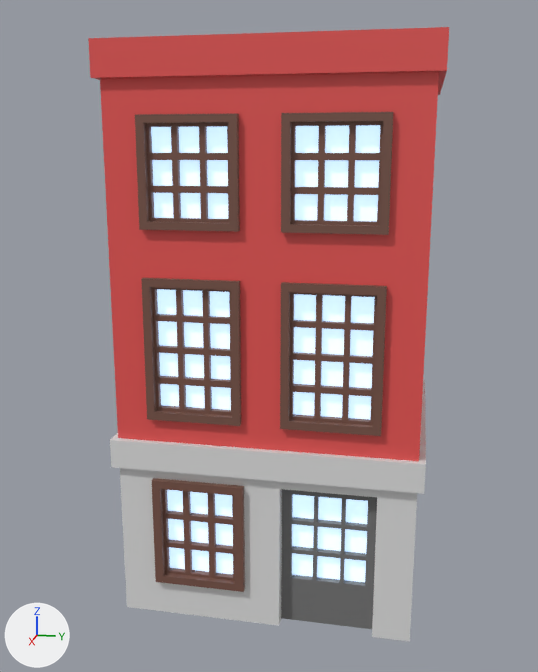
Renders of the FBX model Assets/3dmodels/House 4.4.fbx from each side of a commit.
Both versions are drawn from a camera (50 mm lens) standing at (-20.4, -74.3, 15.1) and looking at (-45.5, -79.4, 8.8). Arrows for +X, +Y and +Z are at lower left; the lights stay in place. The picture after the commit comes second. Where no turn or scale is listed for an object, it has been applied to the vertices.

The first picture shows 'House 4.005'.
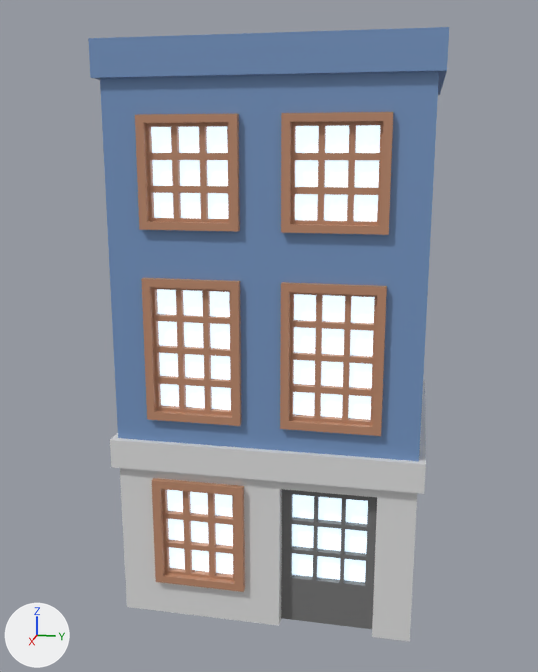
Where the change shows, as pixel boxes (x1, y1, x2, y2) in the pictures (538 x 672 px):
'House 4.005', recoloured: (88, 27, 449, 595) in both

The change, as a diff of the scene's bpy script:
```diff
--- a/Assets/3dmodels/House 4.4.fbx.py
+++ b/Assets/3dmodels/House 4.4.fbx.py
@@ mat_çerçeve @@
 mat_çerçeve = principled_material('Çerçeve')
-mat_çerçeve.base_color = (0.191, 0.0887, 0.0648)  # brown #795448
+mat_çerçeve.base_color = (0.521, 0.258, 0.153)  # brown #bf8b6d
@@ mat_house_4_4 @@
 mat_house_4_4 = principled_material('House 4.4')
-mat_house_4_4.base_color = (0.815, 0.0908, 0.0865)  # red #e95553
+mat_house_4_4.base_color = (0.178, 0.305, 0.552)  # blue #7596c4
```
